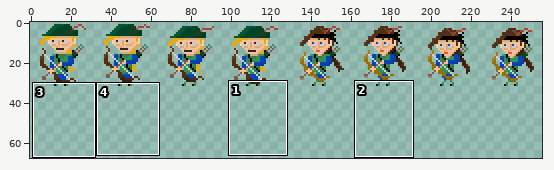
Two states of a sprite sheet, res/sniper.png. The picture above shows the old version from afar; the outline marks the close-up.
Close-up. First the earlier version:
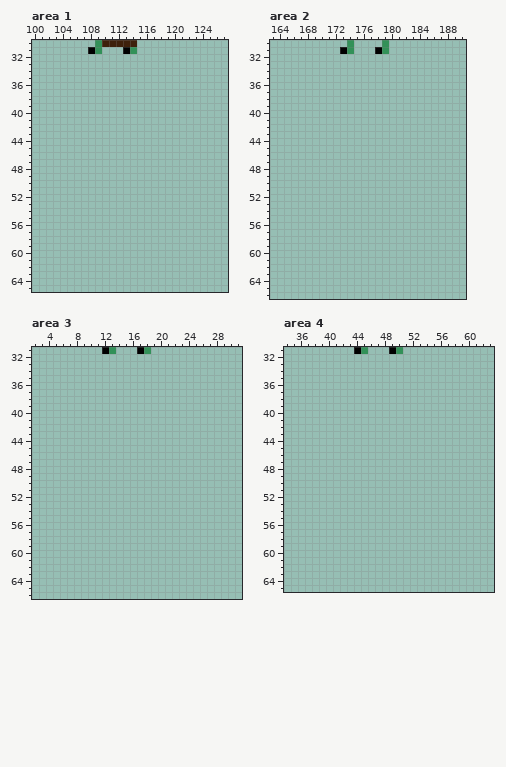
The file is 256x128 pixels. Pixels under 10% opacity are left out. Colours within 5 levels of each other are drawn and written as one. Shown: area 1: x 100..127, y 30..65; area 2: x 163..190, y 30..66; area 3: x 2..31, y 31..66; area 4: x 34..63, y 31..65. The wide view leaves out empty margins. The commit also changed other parts of the picture, which this record leaves out.
Once edited:
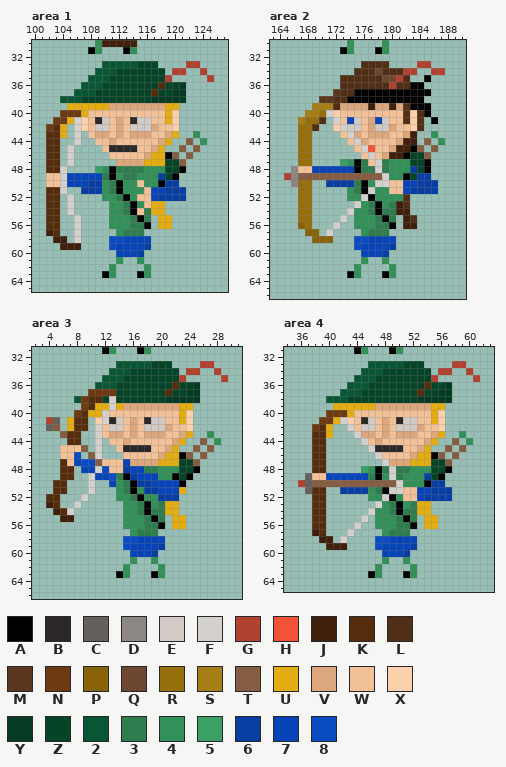
Palette (. is transparent): A #000000  B #2b2827  C #64605c  D #8c8783  E #d2cac4  F #d3d0ce  G #b0422f  H #f35239  J #3e200b  K #552c0c  L #512f17  M #5b371e  N #6d3a11  P #896309  Q #6d482e  R #976e0c  S #a77d16  T #845d43  U #e3ad11  V #dca77c  W #f3c198  X #fcd0ab  Y #063b23  Z #064428  2 #095634  3 #2f7d4e  4 #329158  5 #39a163  6 #083ea2  7 #0644b7  8 #0a4bc2
The exact change:
--- area 1
@@ x 100..127 @@
 32 ............................
-33 ............................
-34 ............................
-35 ............................
-36 ............................
-37 ............................
-38 ............................
-39 ............................
-40 ............................
-41 ............................
-42 ............................
-43 ............................
-44 ............................
-45 ............................
-46 ............................
-47 ............................
-48 ............................
-49 ............................
-50 ............................
-51 ............................
-52 ............................
-53 ............................
-54 ............................
-55 ............................
-56 ............................
-57 ............................
-58 ............................
-59 ............................
-60 ............................
-61 ............................
-62 ............................
-63 ............................
+33 ..........22222ZZZ....GG....
+34 .........222ZZZZZZZ.GG..G...
+35 ........222ZZZZZZZZG.....G..
+36 .......222ZZZZZZZZKZZY......
+37 ......222ZZZZZZZZKZZYY......
+38 ....222ZZZZZZZZZZYYYYY......
+39 .....UUUUUUVVVVVVVVUU.......
+40 ....NNNUWWWWWWWWWWWUX.......
+41 ...NNUFXWBEWVWBEEWWUX.......
+42 ..NKU.FXWEEWVWEEEVWWX.......
+43 ..KKU.F.WVVWVWVVVWWVU..4....
+44 ..KK..F..WWVWWWWWWVU..T.4...
+45 ..KK.F....WBBBBWWVU..T.T....
+46 ..KK.F.....WWWWWVUUAT.T.....
+47 ..KK.F......VVVVUUUZZT......
+48 ..KKF....54A3333444ZZA......
+49 ..WWF777773A4334446ZA.......
+50 ..WWF7776643A44W44A66.......
+51 ..KKF..66643A444W77666......
+52 ..KK.F....443A4WW76666......
+53 ..KK.F.....443A4WUU.........
+54 ..KK.F.....443AW3UU.........
+55 ..KK..F....4443A3.UU........
+56 ..KK..F....44433A.UU........
+57 ..JK..F.....4333............
+58 ...JJ.F....887777...........
+59 ....JJJ....877776...........
+60 ............7776............
+61 ............4..4............
+62 ...........4....4...........
+63 ..........A4...A4...........
 64 ............................
--- area 2
@@ x 163..190 @@
 32 ............................
-33 ............................
-34 ............................
-35 ............................
-36 ............................
-37 ............................
-38 ............................
-39 ............................
-40 ............................
-41 ............................
-42 ............................
-43 ............................
-44 ............................
-45 ............................
-46 ............................
-47 ............................
-48 ............................
-49 ............................
-50 ............................
-51 ............................
-52 ............................
-53 ............................
-54 ............................
-55 ............................
-56 ............................
-57 ............................
-58 ............................
-59 ............................
-60 ............................
-61 ............................
-62 ............................
-63 ............................
+33 .............LLLL....GG.....
+34 ............LLLQLLLGG..GG...
+35 ..........LLLLLLQQGL..A.....
+36 ..........LLLLLLLGLLAA......
+37 .........MLLAAAAAAAAAAA.....
+38 .......MMLLAAAAAAAAAAA......
+39 ......SSSLVVVVJVVJVLAAA.....
+40 .....SSRFXWWWWWWWWWLXLA.....
+41 ....SRRL.FW7EWV7EWWLXL.A....
+42 ....RRL..XFEEWVEEVWWXL......
+43 ....RR....WFVWVVVWWVJ..4....
+44 ....RR.....WFVWWWWVJJ.T.4...
+45 ....RR......WFHWWVJJAT.T....
+46 ....RR.......WFWVJJAZZT.....
+47 ....RR....54A3WF3444ZZA.....
+48 ...DWW777777A33F34446ZA.....
+49 ..GDTTTTTTTTTTTTF44AZ66.....
+50 ...DRR..66663A4FFWW77666....
+51 ....RR.....43AF44WW76666....
+52 ....RR.....44FA4444L........
+53 ....RR......F43A43JL........
+54 ....RR.....F443A33JJ........
+55 ....RR....F.4443A3.JL.......
+56 ....PR...F..44433A.JJ.......
+57 .....PP.F....4333...........
+58 ......PPP...887777..........
+59 ............877776..........
+60 .............7776...........
+61 .............4..4...........
+62 ............4....4..........
+63 ...........A4...A4..........
 64 ............................
--- area 3
@@ x 2..31 @@
 32 ..............................
-33 ..............................
-34 ..............................
-35 ..............................
-36 ..............................
-37 ..............................
-38 ..............................
-39 ..............................
-40 ..............................
-41 ..............................
-42 ..............................
-43 ..............................
-44 ..............................
-45 ..............................
-46 ..............................
-47 ..............................
-48 ..............................
-49 ..............................
-50 ..............................
-51 ..............................
-52 ..............................
-53 ..............................
-54 ..............................
-55 ..............................
-56 ..............................
-57 ..............................
-58 ..............................
-59 ..............................
-60 ..............................
-61 ..............................
-62 ..............................
-63 ..............................
+33 ............22222ZZZ....GG....
+34 ...........222ZZZZZZZ.GG..G...
+35 ..........222ZZZZZZZZG.....G..
+36 .........222ZZZZZZZZKZZY......
+37 ........NNNNZZZZZZZKZZYY......
+38 ......2NKKZFZZZZZZZYYYYY......
+39 .......NKUUFUVVVVVVVVUU.......
+40 ......NKUUFWWWWWWWWWWUX.......
+41 ..GC.UKK.XFBEWVWBEEWWUX.......
+42 ..CT.UKK.FWEEWVWEEEVWWX.......
+43 ....TKK..FWVVWVWVVVWWVU..4....
+44 .....KK..F.WWVWWWWWWVU..T.4...
+45 ....WWWT.F..WBBBBWWVU..T.T....
+46 ....WW8.TF...WWWWWVUUAT.T.....
+47 ....KW788TWWW7VVVVUUUZZT......
+48 ....KK.77F8WW67733444ZZA......
+49 ....KK..F7783A677744AZA.......
+50 ...KK...F..743A667777A........
+51 ...KK...F...43A466777U........
+52 ..KK...F....443A44666.........
+53 ..JK..F......443A43UU.........
+54 ...JKF.......443A33UU.........
+55 ....JJ.......4443A3.UU........
+56 .............44433A.UU........
+57 ..............4333............
+58 .............887777...........
+59 .............877776...........
+60 ..............7776............
+61 ..............4..4............
+62 .............4....4...........
+63 ............A4...A4...........
 64 ..............................
--- area 4
@@ x 34..63 @@
 32 ..............................
-33 ..............................
-34 ..............................
-35 ..............................
-36 ..............................
-37 ..............................
-38 ..............................
-39 ..............................
-40 ..............................
-41 ..............................
-42 ..............................
-43 ..............................
-44 ..............................
-45 ..............................
-46 ..............................
-47 ..............................
-48 ..............................
-49 ..............................
-50 ..............................
-51 ..............................
-52 ..............................
-53 ..............................
-54 ..............................
-55 ..............................
-56 ..............................
-57 ..............................
-58 ..............................
-59 ..............................
-60 ..............................
-61 ..............................
-62 ..............................
-63 ..............................
+33 ............22222ZZZ....GG....
+34 ...........222ZZZZZZZ.GG..G...
+35 ..........222ZZZZZZZZG.....G..
+36 .........222ZZZZZZZZKZZY......
+37 ........222ZZZZZZZZKZZYY......
+38 ......222ZZZZZZZZZZYYYYY......
+39 .......UUUUUUVVVVVVVVUU.......
+40 ......NNNUWWWWWWWWWWWUX.......
+41 .....NNUFXWBEWVWBEEWWUX.......
+42 ....NKU..FWEEWVWEEEVWWX.......
+43 ....KKU...FVVWVWVVVWWVU..4....
+44 ....KK.....FWVWWWWWWVU..T.4...
+45 ....KK......FBBBBWWVU..T.T....
+46 ....KK.......FWWWWVUUAT.T.....
+47 ....KK........FVVVUUUZZT......
+48 ....KK.....54A3F33444ZZA......
+49 ...CWW7777773A4F34446ZA.......
+50 ..GCTTTTTTTTTTTTF444A66.......
+51 ...CKK..666643AFFWW77666......
+52 ....KK......44FA4WW76666......
+53 ....KK.......F43A43UU.........
+54 ....KK......F443A33UU.........
+55 ....KK.....F.4443A3.UU........
+56 ....KK....F..44433A.UU........
+57 ....JK...F....4333............
+58 .....JJ.F....887777...........
+59 ......JJJ....877776...........
+60 ..............7776............
+61 ..............4..4............
+62 .............4....4...........
+63 ............A4...A4...........
 64 ..............................
Boxes around the changes in both close-ups, in picture pixels (x1, y1, x2, y2):
added: (46, 61, 214, 278)
added: (284, 61, 445, 278)
added: (46, 361, 228, 578)
added: (298, 361, 480, 578)
